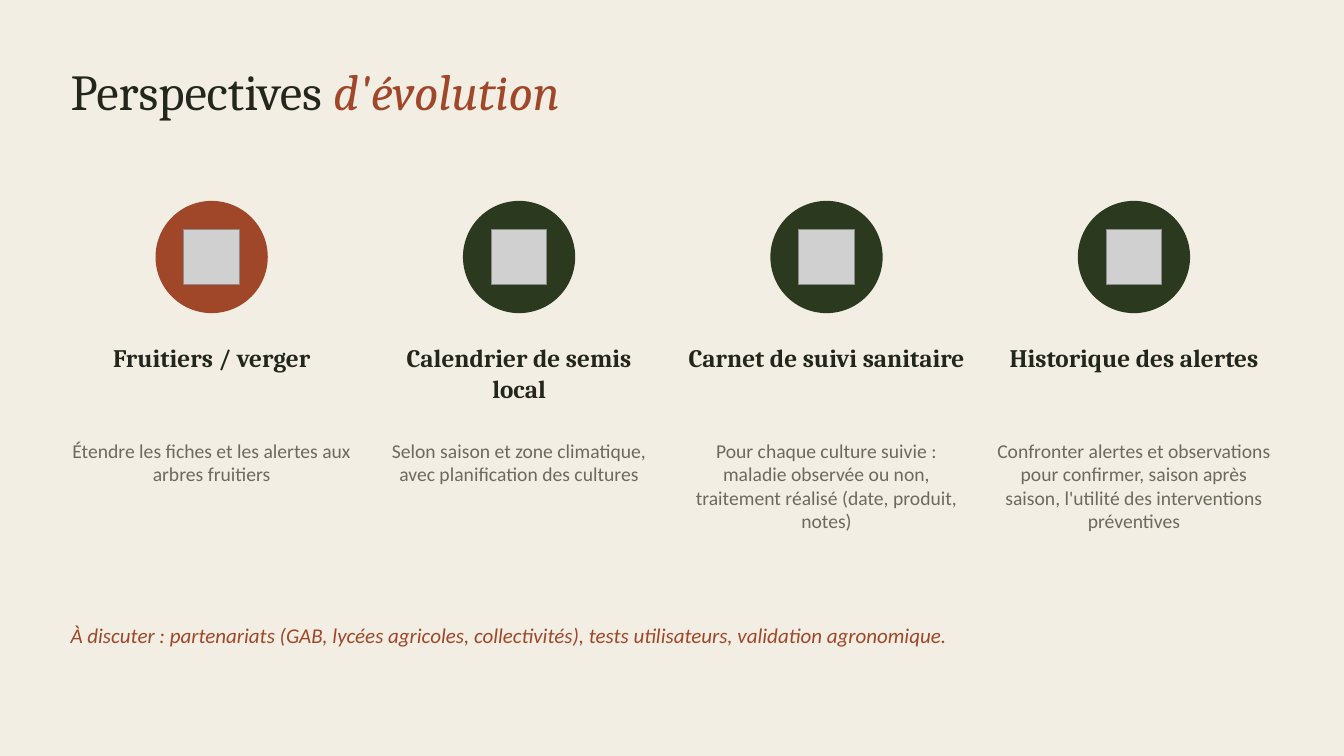
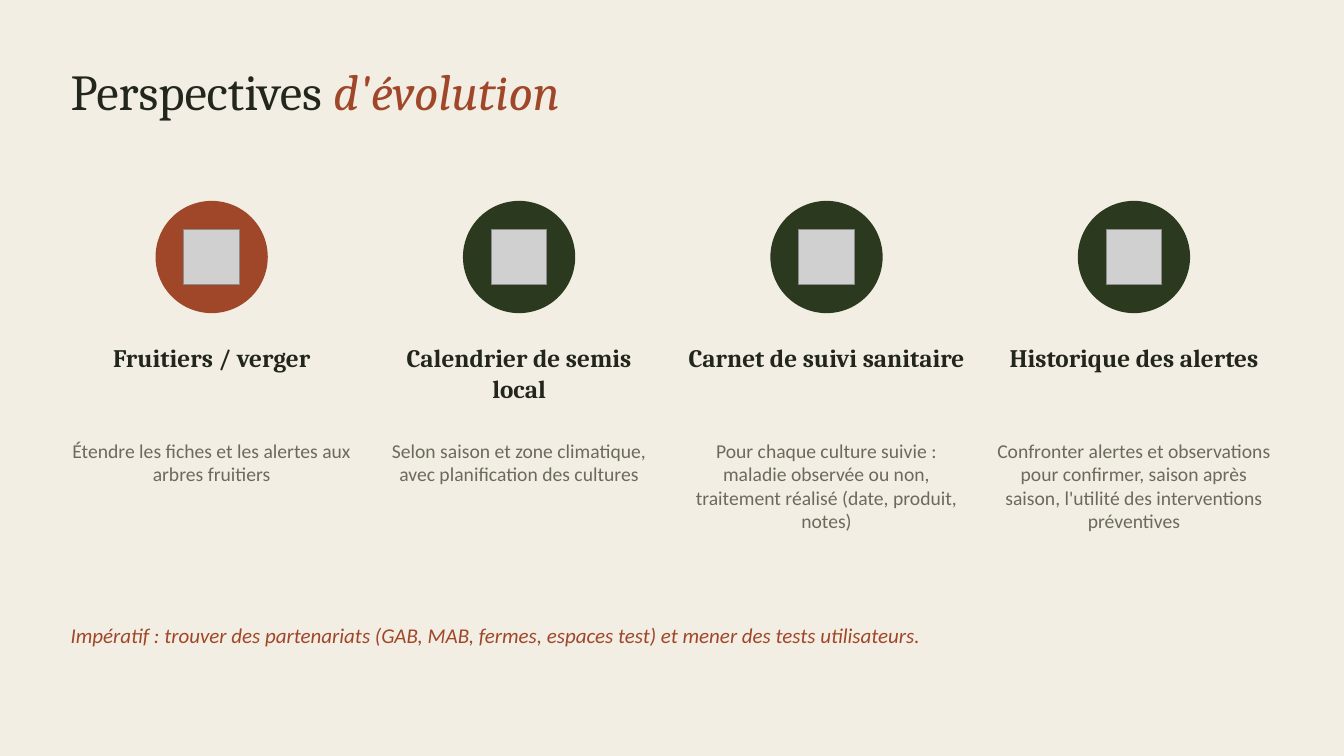
Before and after one commit to elodie24000/meteo-rique-maraichage, a slide deck: slide 10 of presentation/Presentation_outil_maraichage.pptx. Drawn at 1344x756 pixels with LibreOffice and Linux fonts; fonts in the diff are those of the drawing; grey boxes stand for pictures. Boxes give left, top, right and bottom in pixels: in the first picture for what was removed or moved away, otherwise in the second. Text is boxed around its words. In the diff, an @@ line names an element or a change of style, - is before the commit and + after.

```diff
--- a/presentation/Presentation_outil_maraichage.pptx
+++ b/presentation/Presentation_outil_maraichage.pptx
@@ text at (71, 628, 919, 647): text changed @@
-À discuter : partenariats (GAB, lycées agricoles, collectivités), tests utilisateurs, validation agronomique.
+Impératif : trouver des partenariats (GAB, MAB, fermes, espaces test) et mener des tests utilisateurs.
```
Also in this commit, not shown: 1 other slide changed.
